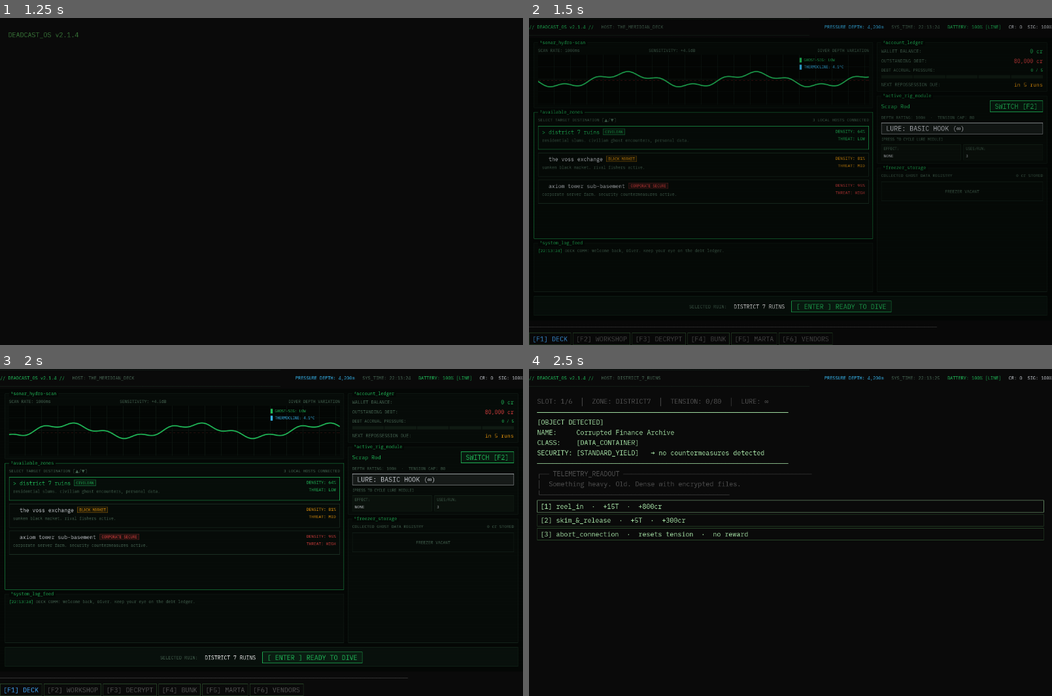
Above: before the commit, frames 1-4 (two rows, left to right).
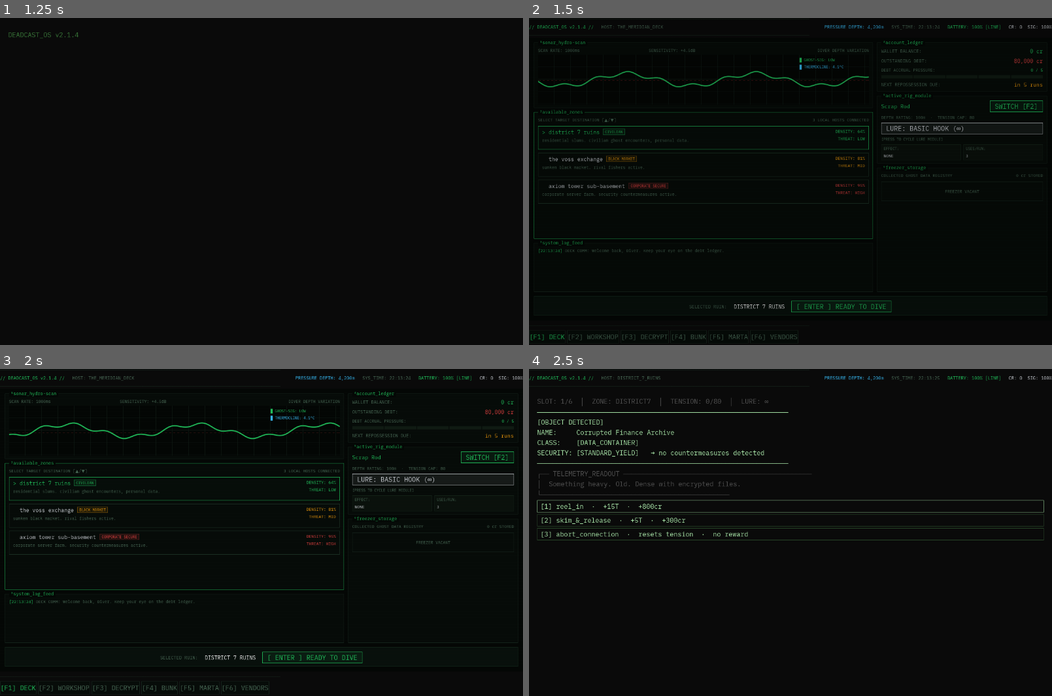
Above: after the commit, the same moments.

Repository: Teeohbee/deadcast
Game: Godot game, scene res://scenes/title_screen/TitleScreen.tscn
Same seed, same stepped clock (60 frames per second), same inputs: the game is played once before the commit and once after it.
Inputs (mouse positions are in pixels of both pictures, inside the frame that each line leads up to):
- Up to frame 1 (1.25 s): click "new game" at 0.5 s
- Up to frame 2 (1.5 s): tap Enter at 1.25 s; move the mouse to (905, 165) at 1.27 s; hold E (tab_next) from 1.28 s (still down); click (905, 165) at 1.42 s
- Up to frame 3 (2 s): keep holding E (tab_next)
- Up to frame 4 (2.5 s): release E (tab_next) at 2 s; click "[ ENTER ] READY TO DIVE" at 2 s

Frame 1 is identical in both runs. In frame 2, 0.8% of the frame differs, in the area x 0-78%, y 94-100%; in frame 3, 0.9%; in frame 4, nothing differs.
Error in both runs: Assertion failed: UIController.initialize() must be called before navigate_to() (res://autoload/UIController.gd:30)

Commit message:
feat: recolour footer function keys to deck palette

Diff:
--- a/scenes/ui/Zone3Footer.gd
+++ b/scenes/ui/Zone3Footer.gd
@@ -17,12 +17,12 @@
 
 func _ready() -> void:
 	self.theme = UIStyle.get_theme()
-	UIStyle.apply_label(sep_label, UIStyle.COL_DIM)
+	DeckStyle.apply_label(sep_label, DeckStyle.BORDER)
 
 	for tab in _TABS:
 		var btn := Button.new()
 		btn.focus_mode = Control.FOCUS_ALL
-		UIStyle.apply_button(btn)
+		DeckStyle.apply_function_key(btn)
 		btn.text = tab["label"]
 		var id: String = tab["id"]
 		btn.pressed.connect(func() -> void: UIController.navigate_to(id))
@@ -41,10 +41,10 @@
 
 		if tab_id == "marta" and GameState.has_new_marta_beat():
 			btn.text = base_label + " !"
-			btn.add_theme_color_override("font_color", UIStyle.COL_WARNING)
+			btn.add_theme_color_override("font_color", DeckStyle.AMBER)
 		elif tab_id == id:
 			btn.text = base_label
-			btn.add_theme_color_override("font_color", UIStyle.COL_ACCENT)
+			btn.add_theme_color_override("font_color", DeckStyle.GREEN)
 		else:
 			btn.text = base_label
-			btn.add_theme_color_override("font_color", UIStyle.COL_DIM)
+			btn.add_theme_color_override("font_color", DeckStyle.DIM)
